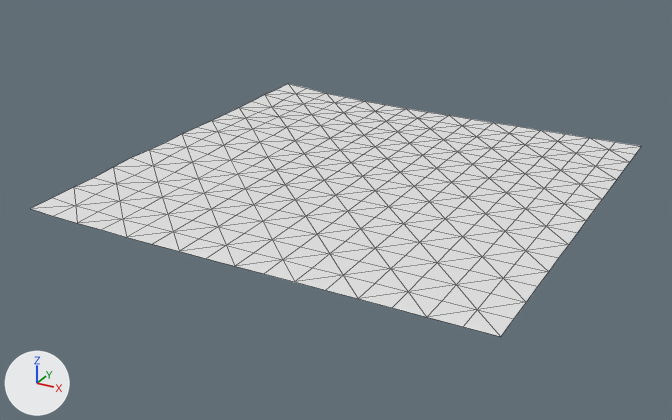
Two versions of the OBJ model assets/maps/chunks/terrain_lod1_6_1.obj, one commit apart.
One viewpoint serves both versions: a camera (50 mm lens) standing at (944.5, -412.3, 87.0) and looking at (827.4, -199.4, -19.4). The lights are fixed; the arrows at lower left show +X, +Y and +Z. The older version comes first. Mesh edges are drawn as thin lines. Where no turn or scale is listed for an object, it has been applied to the vertices.

The scene before the commit, as lines of its bpy script (objects in view):
```python
me_terrain_lod1_6_1 = bpy.data.meshes.new('terrain_lod1_6_1')
me_terrain_lod1_6_1.from_pydata(...)  # 289 vertices, 512 faces; spans x 768.0..896.0, y -256.0..-128.0, z -10.8..-8.5
ob_terrain_lod1_6_1 = bpy.data.objects.new('terrain_lod1_6_1', me_terrain_lod1_6_1)
ob_terrain_lod1_6_1.location = (0.0, 0.0, 0.0)
```
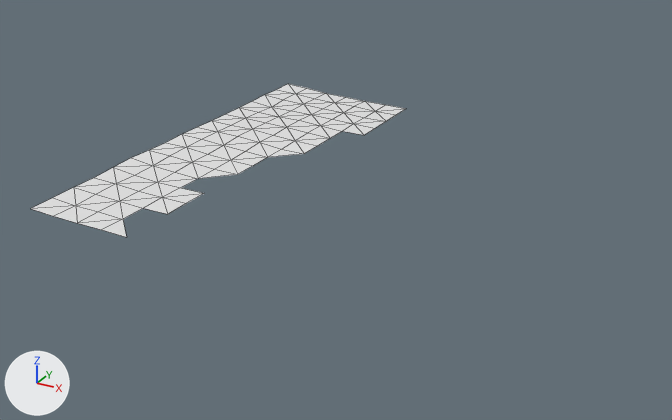
What differs and where, as boxes [x1, y1, x2, y2] in the pictures (672 x 420 px):
'terrain_lod1_6_1', reshaped (38% narrower, 39% shorter)
    before: [31, 84, 641, 337]
    after: [31, 84, 406, 237]
part 1 of me_terrain_lod1_6_1, deleted
    before: [123, 109, 641, 337]

The change, as a diff of the scene's bpy script:
```diff
--- a/assets/maps/chunks/terrain_lod1_6_1.obj.py
+++ b/assets/maps/chunks/terrain_lod1_6_1.obj.py
@@ me_terrain_lod1_6_1 @@
 # used by ob_terrain_lod1_6_1; location = (0.0, 0.0, 0.0)
-me_terrain_lod1_6_1.from_pydata(...)  # 289 vertices, 512 faces; spans x 768.0..896.0, y -256.0..-128.0, z -10.8..-8.5
+me_terrain_lod1_6_1.from_pydata(...)  # 96 vertices, 145 faces; spans x 768.0..816.0, y -256.0..-128.0, z -10.8..-8.5
+# me_terrain_lod1_6_1 part 1
+# 193 vertices are removed from x 800.0..896.0, y -256.0..-128.0, z -10.8
+# 367 faces are deleted
```
